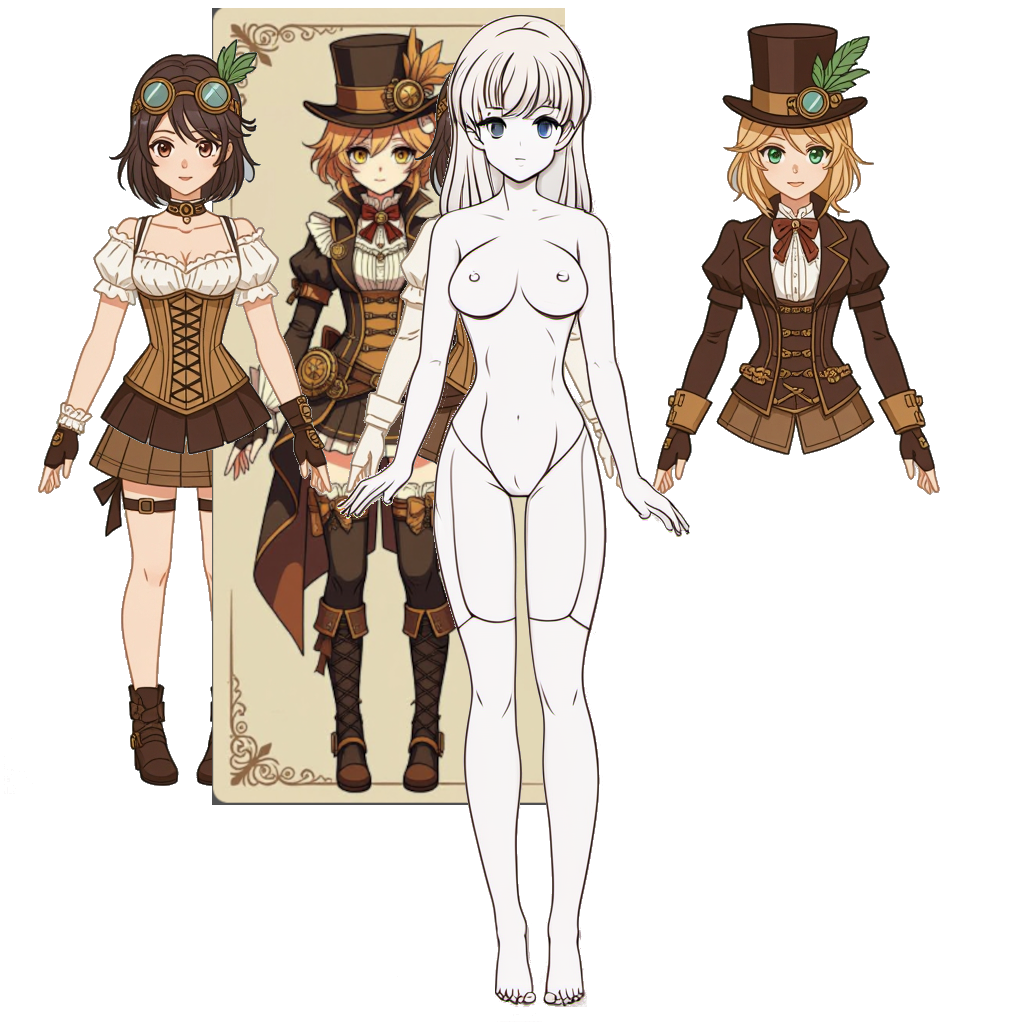
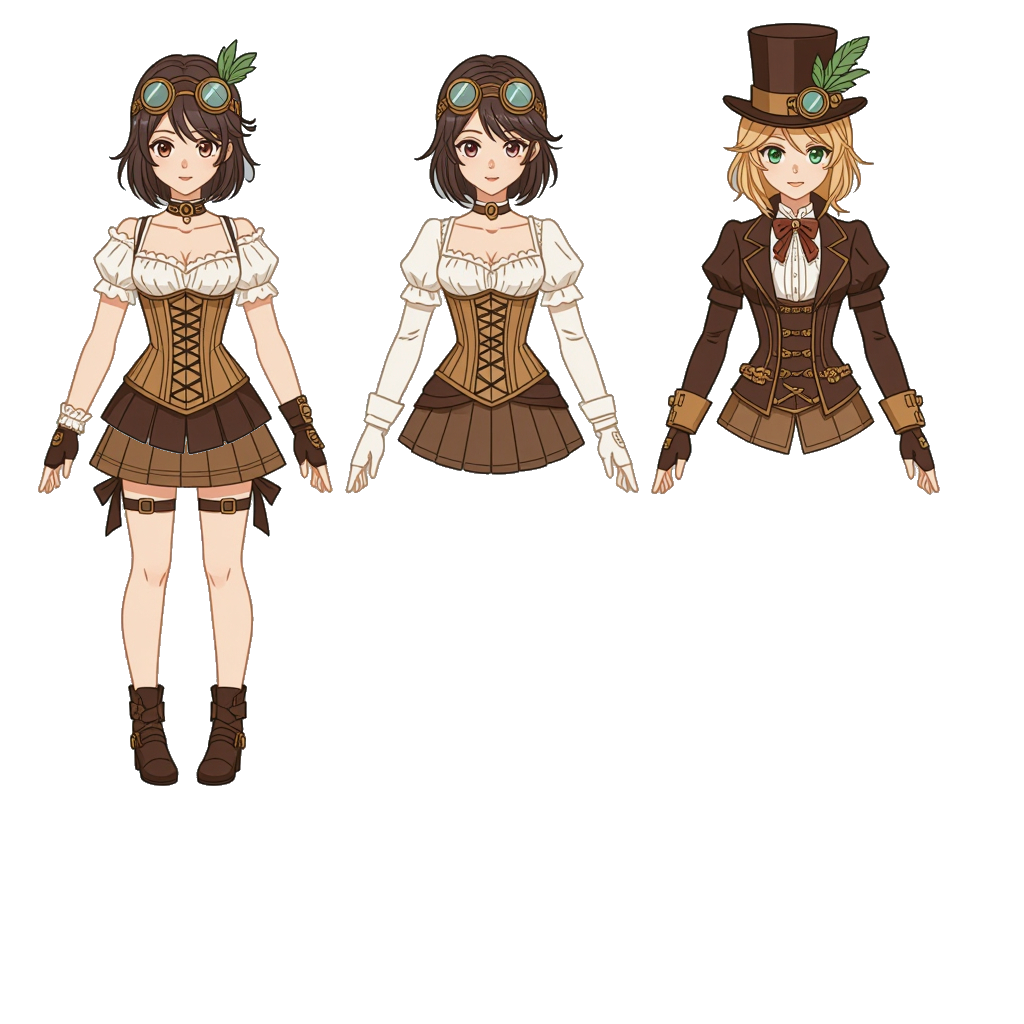
Layered file, before and after one edit (1024x1024). Changes by layer:
hid "Pasted Layer #1" over [4, 14, 690, 1022]
hid "Pasted Layer" over [212, 8, 565, 805]
